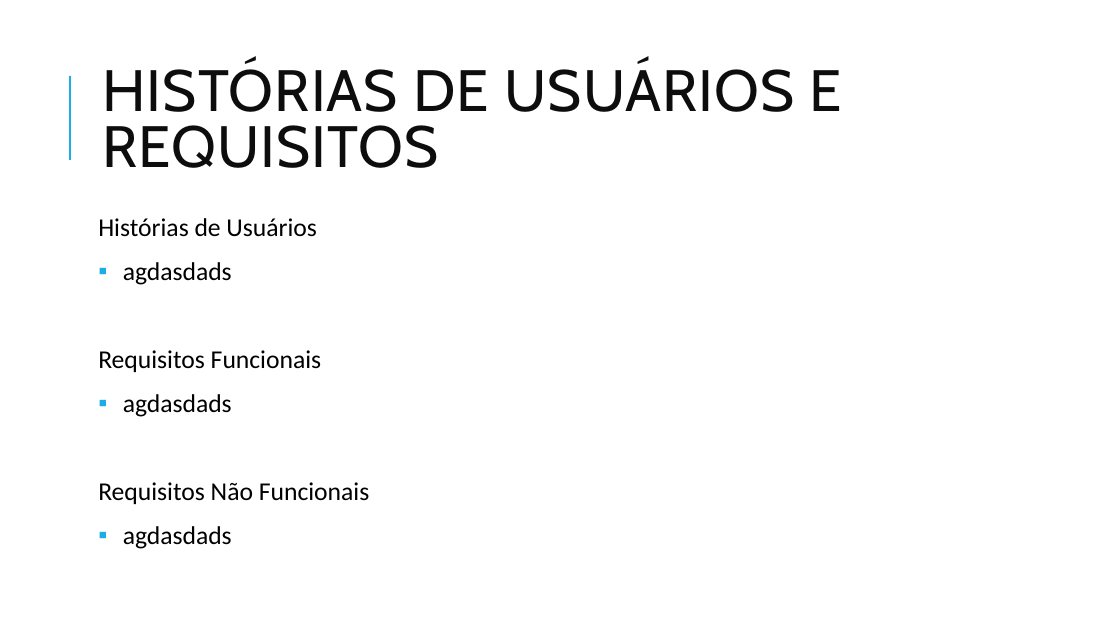
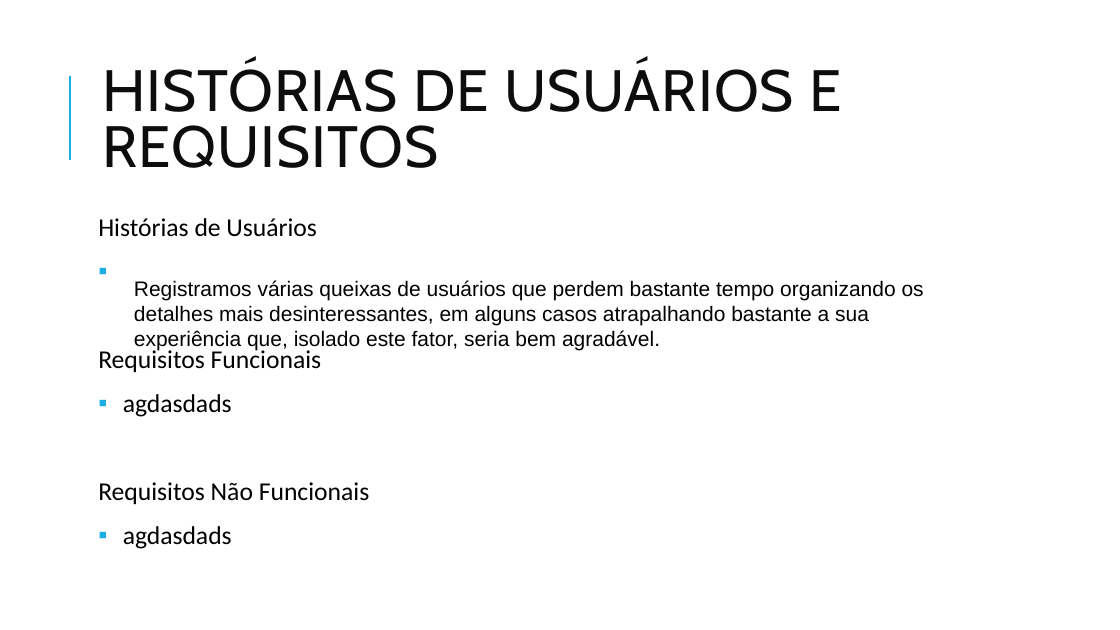
Before and after one commit to KaiohZz/tiaw-ppl-cc-m-20222-11-juntar-pessoas-para-esportes, a slide deck: slide 5 of docs/apresentacao/apresentacao - TEMPLATE.pptx. Drawn at 1120x630 pixels with LibreOffice and Linux fonts; fonts in the diff are those of the drawing. Boxes give left, top, right and bottom in pixels: in the first picture for what was removed or moved away, otherwise in the second. Text is boxed around its words. In the diff, an @@ line names an element or a change of style, - is before the commit and + after.

```diff
--- a/docs/apresentacao/apresentacao - TEMPLATE.pptx
+++ b/docs/apresentacao/apresentacao - TEMPLATE.pptx
@@ text at (123,262,232,285): paragraph removed @@
-▪ agdasdads
@@ text added at (134,280,924,351), 18 pt, text #000000 @@
+Registramos várias queixas de usuários que perdem bastante tempo organizando os detalhes mais desinteressantes, em alguns casos atrapalhando bastante a sua experiência que, isolado este fator, seria bem agradável.
```
Also in this commit, not shown: 5 other slides changed, 1 slide added, 1 slide removed.
